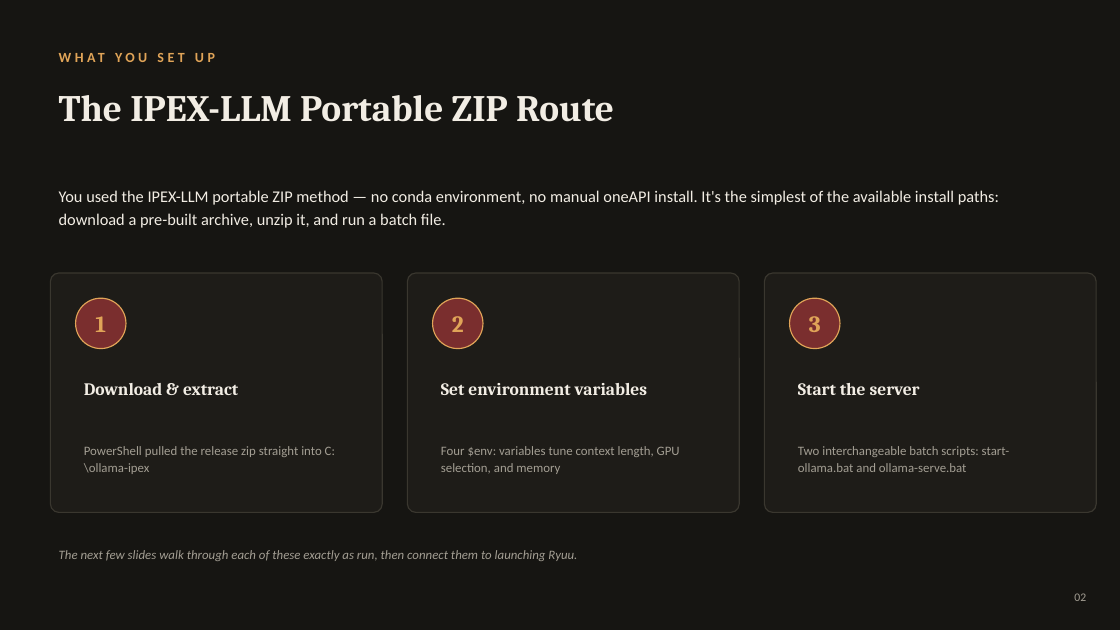
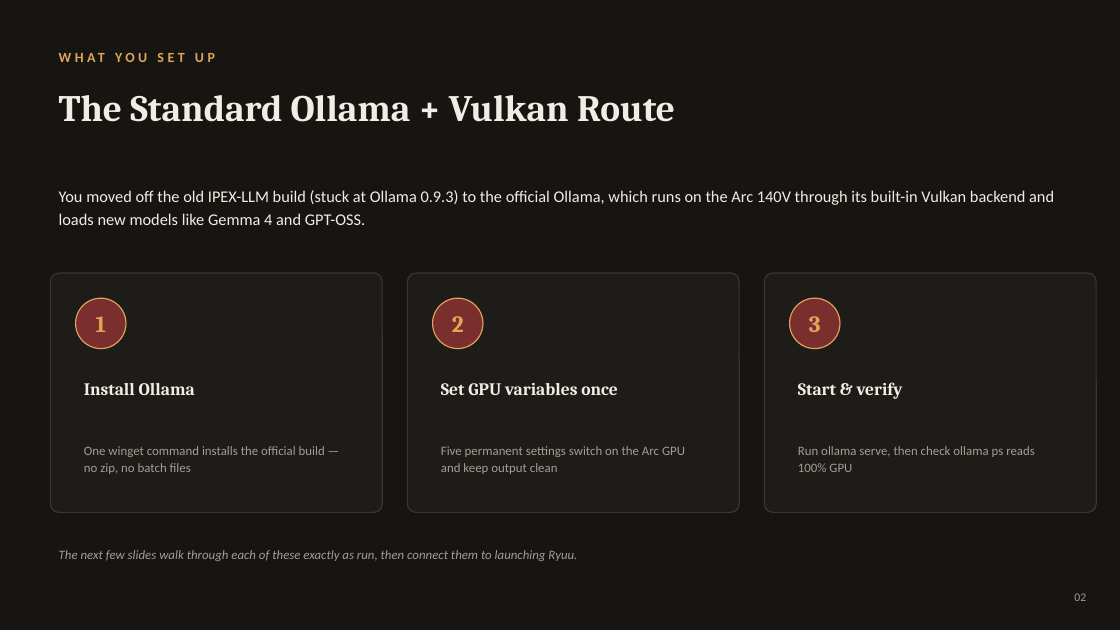
Before and after one commit to Adithya210207/ryuu-explainer-ai, a slide deck: slide 2 of Ryuu_Setup_Guide.pptx. Drawn at 1120x630 pixels with LibreOffice and Linux fonts; fonts in the diff are those of the drawing. Boxes give left, top, right and bottom in pixels: in the first picture for what was removed or moved away, otherwise in the second. Text is boxed around its words. In the diff, an @@ line names an element or a change of style, - is before the commit and + after.

Commit message:
Update presentation decks and README with Vulkan GPU setup and troubleshooting guide

```diff
--- a/Ryuu_Setup_Guide.pptx
+++ b/Ryuu_Setup_Guide.pptx
@@ text at bbox=[59, 95, 675, 122]: text changed @@
-The IPEX-LLM Portable ZIP Route
+The Standard Ollama + Vulkan Route
@@ text at bbox=[59, 190, 1054, 225]: text changed @@
-You used the IPEX-LLM portable ZIP method — no conda environment, no manual oneAPI install. It's the simplest of the available install paths: download a pre-built archive, unzip it, and run a batch file.
+You moved off the old IPEX-LLM build (stuck at Ollama 0.9.3) to the official Ollama, which runs on the Arc 140V through its built-in Vulkan backend and loads new models like Gemma 4 and GPT-OSS.
@@ text at bbox=[84, 383, 195, 395]: text changed @@
-Download & extract
+Install Ollama
@@ text at bbox=[441, 383, 618, 395]: text changed @@
-Set environment variables
+Set GPU variables once
@@ text at bbox=[798, 382, 903, 399]: text changed @@
-Start the server
+Start & verify
@@ text at bbox=[84, 446, 325, 474]: text changed @@
-PowerShell pulled the release zip straight into C:\ollama-ipex
+One winget command installs the official build — no zip, no batch files
@@ text at bbox=[441, 446, 685, 474]: text changed @@
-Four $env: variables tune context length, GPU selection, and memory
+Five permanent settings switch on the Arc GPU and keep output clean
@@ text at bbox=[798, 446, 1035, 472]: text changed @@
-Two interchangeable batch scripts: start-ollama.bat and ollama-serve.bat
+Run ollama serve, then check ollama ps reads 100% GPU
```
Also in this commit, not shown: 10 other slides changed, 1 slide added, 1 slide removed, 2 other files.
